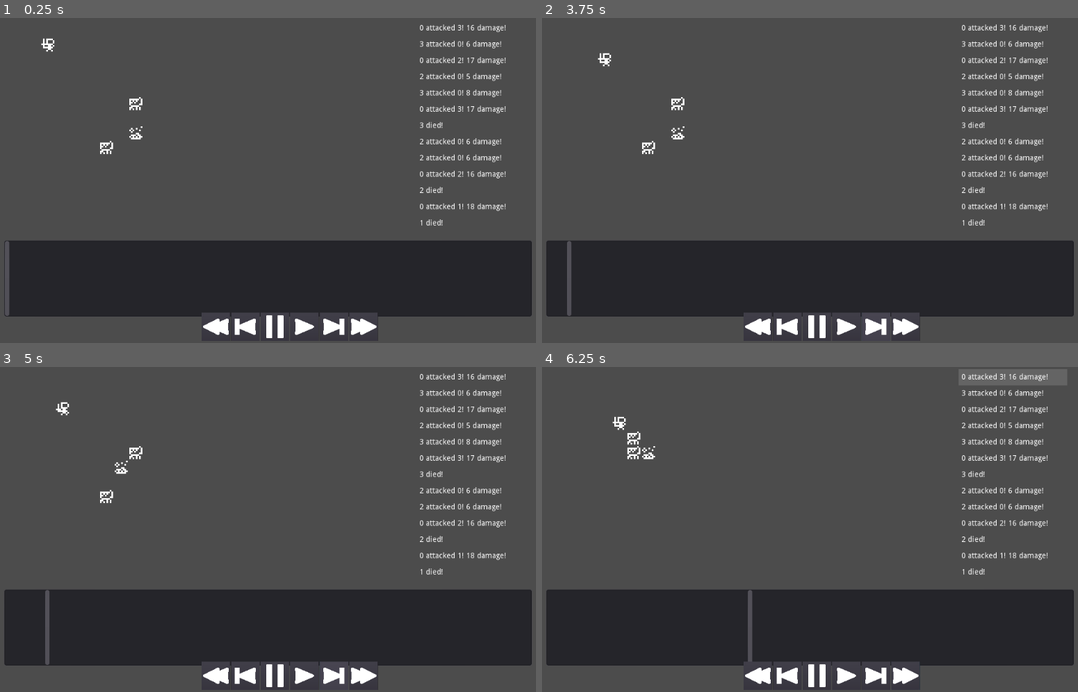
Above: before the commit, frames 1-4 (two rows, left to right).
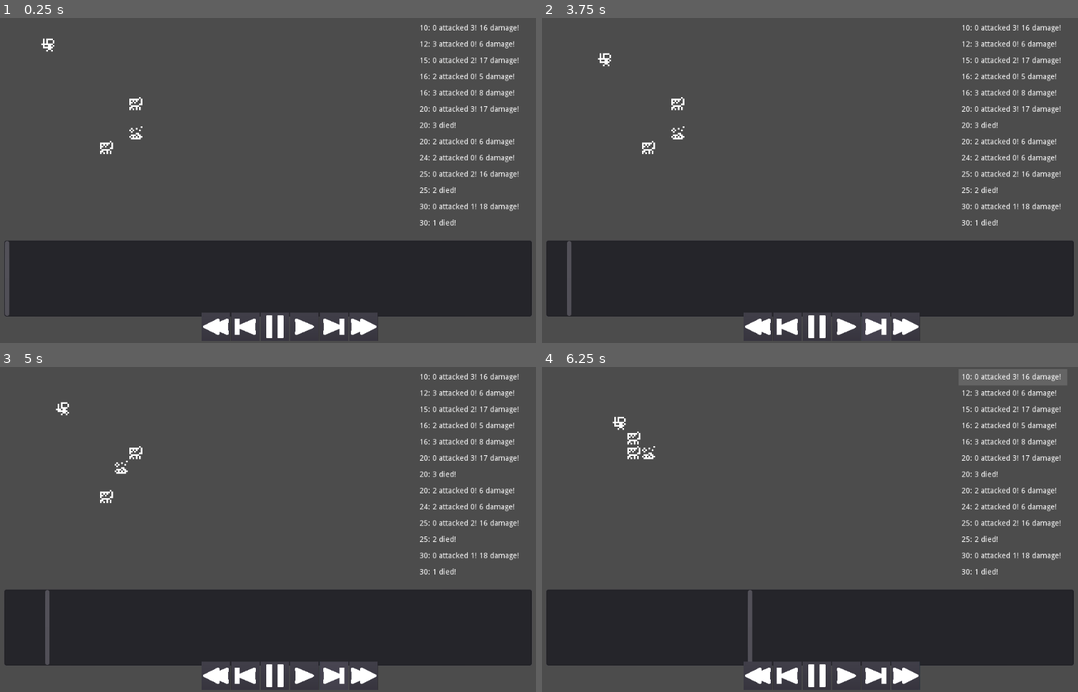
Above: after the commit, the same moments.

Repository: redxaxder/7DRL2024
Game: Godot game, scene res://playback/ViewHistory.tscn
The game is run twice, just before and just after one commit, with the same random seed, the same clock (stepped at 60 frames per second) and the same inputs. The project has no main scene, so this scene is started directly.
Inputs (mouse positions are in pixels of both pictures, inside the frame that each line leads up to):
- Up to frame 1 (0.25 s): no input
- Up to frame 2 (3.75 s): click (756, 326) at 0.5 s; click (756, 326) at 1.25 s; click (847, 326) at 2 s; click (847, 326) at 2.75 s; click (874, 326) at 3.5 s
- Up to frame 3 (5 s): click (332, 675) at 4.25 s
- Up to frame 4 (6.25 s): click (906, 675) at 5 s; click (1013, 376) at 5.75 s, where only the run before the commit has a clickable "0 attacked 3! 16 damage!"

The runs differ from the first frame. In frame 1, 2.2% of the frame differs, in the area x 78-97%, y 1-64%; in frame 2, 2.2%; in frame 3, 2.2%; in frame 4, 2.2%.

Commit message:
timestamps

Diff:
--- a/data/data_util.gd
+++ b/data/data_util.gd
@@ -69,7 +69,7 @@
 			state.resolve_attack(event.actor_idx, event.target_idx, event.damage)
 			var target = state.actors[event.target_idx]
 			if !target.is_alive():
-				return EncEvent.death_event(target)
+				return EncEvent.death_event(event.timestamp, target)
 		EncounterEvent.EventKind.Death:
 			state.remove_actor(event.actor_idx)
 	return null
--- a/data/encounter/EncEvent.gd
+++ b/data/encounter/EncEvent.gd
@@ -1,33 +1,37 @@
 
 # constructors for events
-static func move_event(actor: CombatEntity, move_to: Vector2) -> EncounterEvent:
+static func move_event(timestamp:int , actor: CombatEntity, move_to: Vector2) -> EncounterEvent:
 	var evt = EncounterEvent.new()
 	evt.set_script(preload("res://data/encounter/EncounterEvent.gd"))
 	evt.kind = EncounterEvent.EventKind.Move
 	evt.actor_idx = actor.entity_index
 	evt.target_location = move_to
+	evt.timestamp = timestamp
 	return evt
 
-static func attack_event(actor: CombatEntity, target: CombatEntity, damage) -> EncounterEvent:
+static func attack_event(timestamp: int, actor: CombatEntity, target: CombatEntity, damage) -> EncounterEvent:
 	var evt = EncounterEvent.new()
 	evt.set_script(preload("res://data/encounter/EncounterEvent.gd"))
 	evt.kind = EncounterEvent.EventKind.Attack
 	evt.actor_idx = actor.entity_index
 	evt.target_idx = target.entity_index
 	evt.damage = damage
+	evt.timestamp = timestamp
 	return evt
 
-static func miss_event(actor: CombatEntity, target: CombatEntity) -> EncounterEvent:
+static func miss_event(timestamp: int, actor: CombatEntity, target: CombatEntity) -> EncounterEvent:
 	var evt = EncounterEvent.new()
 	evt.set_script(preload("res://data/encounter/EncounterEvent.gd"))
 	evt.kind = EncounterEvent.EventKind.Attack
 	evt.actor_idx = actor.entity_index
 	evt.target_idx = target.entity_index
+	evt.timestamp = timestamp
 	return evt
 
-static func death_event(actor: CombatEntity) -> EncounterEvent:
+static func death_event(timestamp: int, actor: CombatEntity) -> EncounterEvent:
 	var evt = EncounterEvent.new()
 	evt.set_script(preload("res://data/encounter/EncounterEvent.gd"))
 	evt.kind = EncounterEvent.EventKind.Death
 	evt.actor_idx = actor.entity_index
+	evt.timestamp = timestamp
 	return evt
--- a/data/encounter/EncounterDriver.gd
+++ b/data/encounter/EncounterDriver.gd
@@ -5,8 +5,10 @@
 
 const EncEvent = preload("res://data/encounter/EncEvent.gd")
 
+var current_time = 0
 var queue: PriorityQueue
 var cur_state: EncounterState
+
 const dirs: Array = [Vector2(1, 0), Vector2(1, 1), Vector2(0, 1), Vector2(-1, 1), Vector2(-1, 0), Vector2(-1, -1), Vector2(0, -1), Vector2(1, -1)]
 var history: EncounterHistory
 var cur_idx: int = 0
@@ -70,8 +72,6 @@
 
 	# 3. record that event
 	while evt != null:
-		if evt.kind == EncounterEvent.EventKind.Death:
-			print("a")
 		history.add_event(evt)
 	# warning-ignore:return_value_discarded
 		evt = DataUtil.update(cur_state, evt)
@@ -87,6 +87,7 @@
 	#1. can I attack?
 	#   Yes - attack and return attack event
 	var targets: Array = []
+	current_time = actor.time_spent
 	for d in dirs:
 		var neighbor = actor.location + d
 		if !Constants.MAP_BOUNDARIES.has_point(neighbor):
@@ -157,11 +158,11 @@
 func event_text(evt: EncounterEvent) -> String:
 	match evt.kind:
 		EncounterEvent.EventKind.Attack:
-			return "{0} attacked {1}! {2} damage!".format([evt.actor_idx, evt.target_idx, evt.damage])
+			return "{time}: {a} attacked {t}! {d} damage!".format(evt.dict())
 		EncounterEvent.EventKind.Death:
-			return "{0} died!".format([evt.actor_idx])
+			return "{time}: {a} died!".format(evt.dict())
 		EncounterEvent.EventKind.Move:
-			return "{0} moved! -> {1}".format([evt.actor_idx, evt.target_location])
+			return "{time}: {a} moved! -> {loc}".format(evt.dict())
 	push_warning("Event not handled by logger! {0}".format([evt.kind]))
 	return ""
 
@@ -169,17 +170,17 @@
 func gen_move(actor: CombatEntity) -> EncounterEvent:
 	var move_to = breadth_first_search(actor.location, actor.faction)
 	if move_to != Vector2.ZERO:
-		return EncEvent.move_event(actor, move_to)
+		return EncEvent.move_event(current_time, actor, move_to)
 	#move randomly
 	else:
 		var dir = dirs[randi() % dirs.size()] # TODO track random state
 		move_to = actor.location + dir
-	return EncEvent.move_event(actor, move_to)
+	return EncEvent.move_event(current_time, actor, move_to)
 
 func attack_roll(actor: CombatEntity, target: CombatEntity) -> EncounterEvent:
 	if randf() < actor.chance_to_hit_other(target): # TODO track random state
 		var damage_range = actor.basic_attack_damage_to_other(target)
 		var damage = rand_range(damage_range[0], damage_range[1]) # TODO track random state
-		return EncEvent.attack_event(actor, target, damage)
+		return EncEvent.attack_event(current_time, actor, target, damage)
 	else:
-		return EncEvent.miss_event(actor, target)
+		return EncEvent.miss_event(current_time, actor, target)
--- a/data/encounter/EncounterEvent.gd
+++ b/data/encounter/EncounterEvent.gd
@@ -21,3 +21,16 @@
 var damage: int
 
 var target_location: Vector2
+
+var timestamp: int
+
+
+
+func dict() -> Dictionary:
+	return 	{
+		"a": actor_idx,
+		"t": target_idx,
+		"time": timestamp,
+		"d": damage,
+		"loc": target_location,
+	}
--- a/data/encounter/EncounterState.gd
+++ b/data/encounter/EncounterState.gd
@@ -9,6 +9,7 @@
 var actors: Array # [CombatEntity]
 var map: Dictionary # [location Vector2, index in the actor array]
 					# represent walls etc with -1?
+var elapsed_time: int = 0
 
 func get_player() -> CombatEntity:
 	return actors[player]
